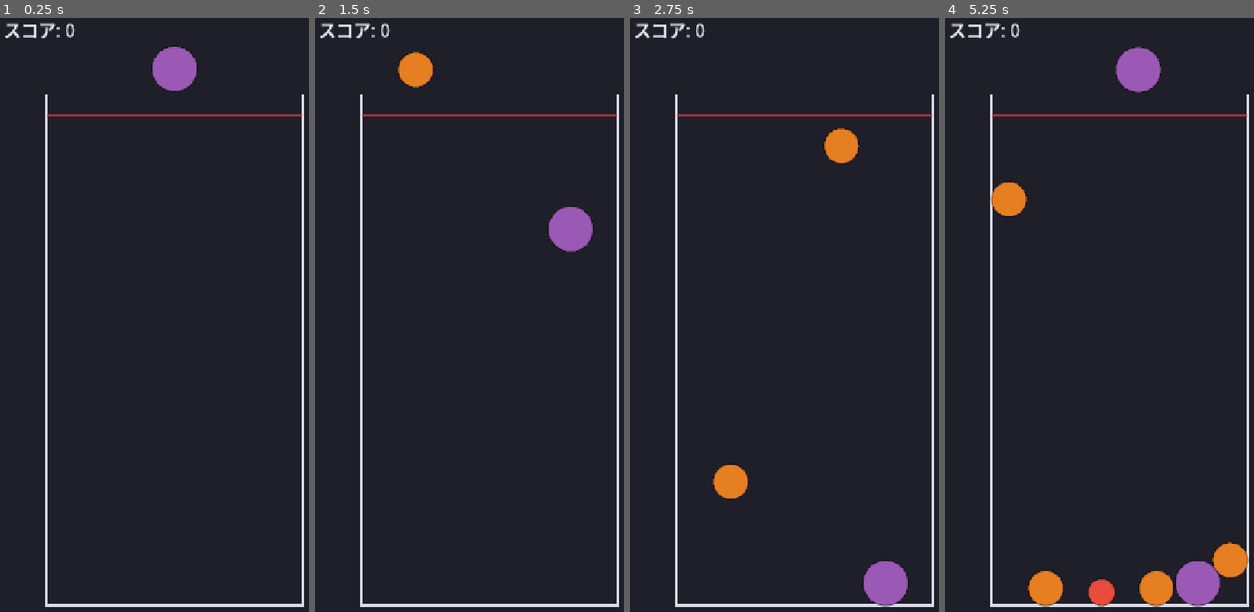
Above: before the commit, frames 1-4 (left to right).
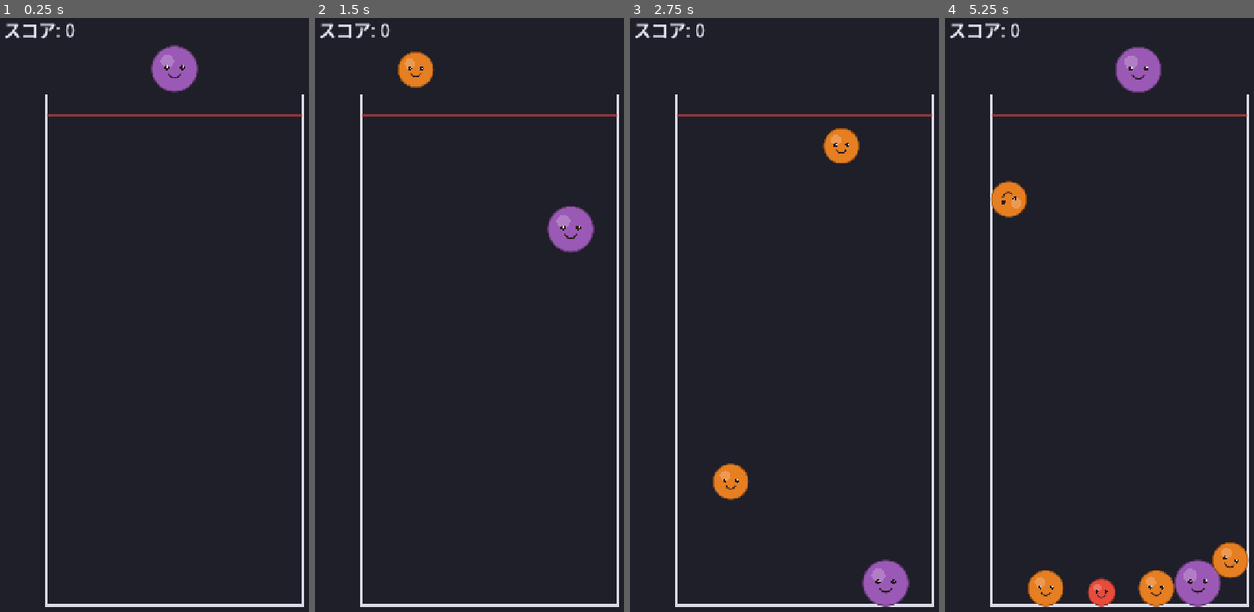
Above: after the commit, the same moments.

Repository: lalalalasuke-jpg/suika-game
Game: Godot game, scene res://scenes/main.tscn
Two runs of this game, one before a commit and one after it. Both use one fixed random seed, a clock stepped at 60 frames per second and the inputs below.
Inputs (mouse positions are in pixels of both pictures, inside the frame that each line leads up to):
- Up to frame 1 (0.25 s): no input
- Up to frame 2 (1.5 s): tap Enter at 0.5 s; move the mouse to (571, 303) at 0.52 s; click (571, 303) at 0.67 s; move the mouse to (416, 368) at 1.27 s; click (416, 368) at 1.42 s
- Up to frame 3 (2.75 s): move the mouse to (840, 190) at 2.02 s; click (840, 190) at 2.17 s
- Up to frame 4 (5.25 s): move the mouse to (1102, 469) at 2.77 s; click (1102, 469) at 2.92 s; move the mouse to (1229, 433) at 3.52 s; click (1229, 433) at 3.67 s; move the mouse to (1009, 237) at 4.27 s; click (1009, 237) at 4.42 s; move the mouse to (1136, 338) at 5.02 s; click (1136, 338) at 5.17 s

The runs differ from the first frame. In frame 1, 0.2% of the frame differs, in the area x 48-65%, y 4-13%; in frame 2, 0.3%; in frame 3, 0.4%; in frame 4, 0.9%, in the area x 15-99%, y 4-100%.

Commit message:
スイカゲーム: 果物に顔を描いて絵文字キャラ風に
_draw() で目/口/ツヤ/ほっぺを描画。rank 4+ でほっぺ、rank 9+ で満足顔。
COLORS を Array[Color] に型付け。

Co-Authored-By: Claude Sonnet 5 <noreply@anthropic.com>

Diff:
--- a/scenes/fruit.gd
+++ b/scenes/fruit.gd
@@ -7,7 +7,7 @@
 # ランクごとの半径（ピクセル）。index がそのまま rank
 const RADII := [26.0, 34.0, 44.0, 56.0, 70.0, 84.0, 100.0, 118.0, 138.0, 160.0, 185.0]
 # ランクごとの色（画像を入れるまでの仮ビジュアル）
-const COLORS := [
+const COLORS: Array[Color] = [
 	Color("e74c3c"), Color("e67e22"), Color("9b59b6"), Color("f1c40f"),
 	Color("e84393"), Color("c0392b"), Color("16a085"), Color("2980b9"),
 	Color("27ae60"), Color("d35400"), Color("2ecc71"),
@@ -59,7 +59,36 @@
 	merge.emit(self, other)
 
 
-# 画像を使わず、rank の色でただの丸を描く
+# 画像を使わず、rank の色の丸に顔を描いて「絵文字キャラ」っぽくする
 func _draw() -> void:
-	draw_circle(Vector2.ZERO, radius, COLORS[rank])
-	draw_arc(Vector2.ZERO, radius, 0.0, TAU, 48, Color(0, 0, 0, 0.35), 3.0, true)
+	var body: Color = COLORS[rank]
+	var dark := Color(0.16, 0.12, 0.12)
+
+	# 本体 ＋ 少し濃い輪郭
+	draw_circle(Vector2.ZERO, radius, body)
+	draw_arc(Vector2.ZERO, radius, 0.0, TAU, 64, body.darkened(0.35), maxf(2.0, radius * 0.06), true)
+	# 左上のツヤ
+	draw_circle(Vector2(-radius * 0.32, -radius * 0.34), radius * 0.30, Color(1, 1, 1, 0.22))
+
+	# 目
+	var eye_dx := radius * 0.34
+	var eye_y := -radius * 0.06
+	var eye_r := maxf(1.5, radius * 0.11)
+	if rank >= 9:
+		# 大物は満足げな閉じ目 ^ ^
+		var w := maxf(1.5, radius * 0.05)
+		draw_arc(Vector2(-eye_dx, eye_y), radius * 0.16, PI * 1.15, PI * 1.85, 12, dark, w, true)
+		draw_arc(Vector2(eye_dx, eye_y), radius * 0.16, PI * 1.15, PI * 1.85, 12, dark, w, true)
+	else:
+		draw_circle(Vector2(-eye_dx, eye_y), eye_r, dark)
+		draw_circle(Vector2(eye_dx, eye_y), eye_r, dark)
+		draw_circle(Vector2(-eye_dx + eye_r * 0.35, eye_y - eye_r * 0.35), eye_r * 0.4, Color(1, 1, 1, 0.85))
+		draw_circle(Vector2(eye_dx + eye_r * 0.35, eye_y - eye_r * 0.35), eye_r * 0.4, Color(1, 1, 1, 0.85))
+
+	# 口（にっこり）
+	draw_arc(Vector2(0, radius * 0.10), radius * 0.30, PI * 0.15, PI * 0.85, 20, dark, maxf(1.5, radius * 0.07), true)
+
+	# ほっぺ（中ランク以上）
+	if rank >= 4:
+		draw_circle(Vector2(-radius * 0.52, radius * 0.16), radius * 0.14, Color(1, 0.5, 0.5, 0.30))
+		draw_circle(Vector2(radius * 0.52, radius * 0.16), radius * 0.14, Color(1, 0.5, 0.5, 0.30))
